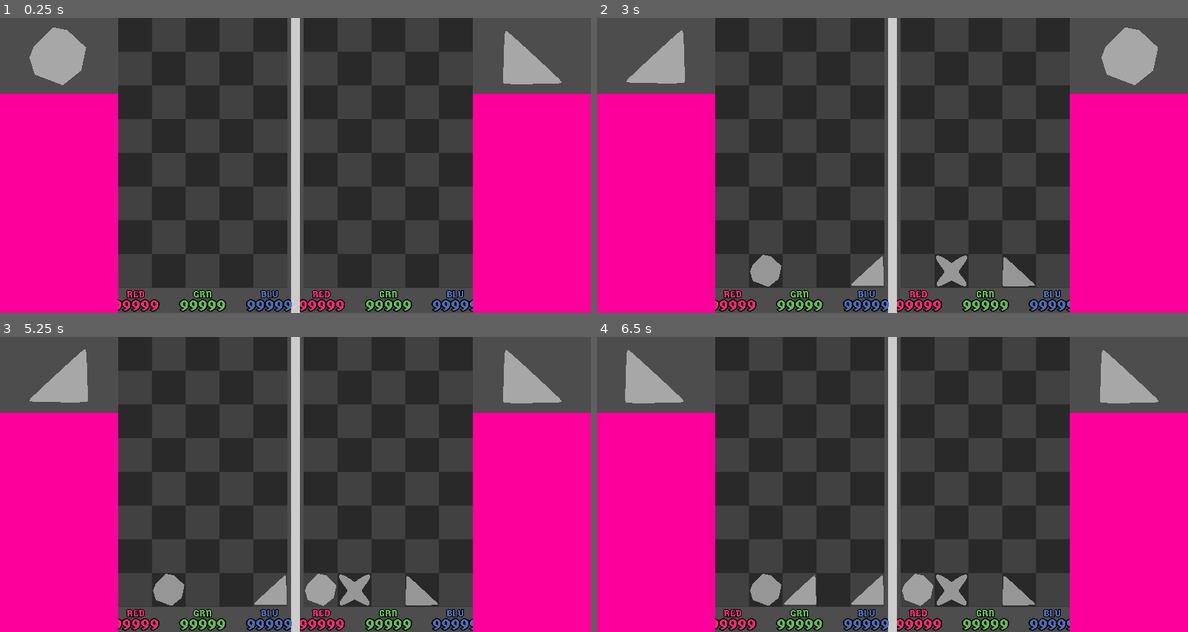
Above: before the commit, frames 1-4 (two rows, left to right).
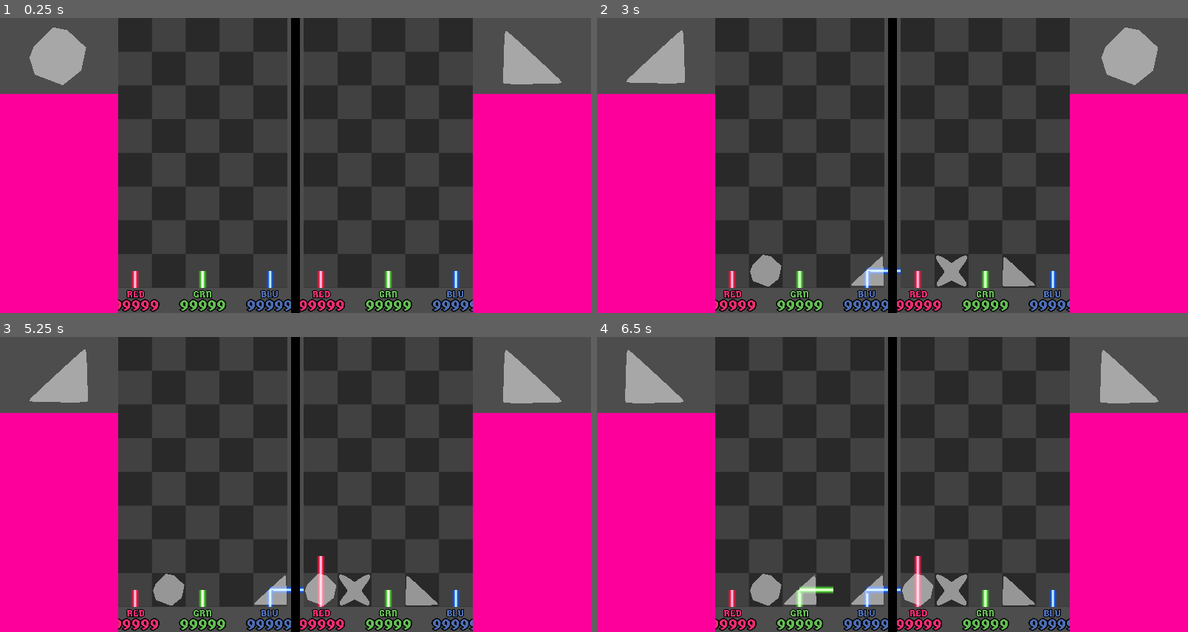
Above: after the commit, the same moments.

Repository: foolmoron/Prismancer
Game: Godot game, scene res://main.tscn
Same seed, same stepped clock (60 frames per second), same inputs: the game is played once before the commit and once after it.
Inputs (mouse positions are in pixels of both pictures, inside the frame that each line leads up to):
- Up to frame 1 (0.25 s): no input
- Up to frame 2 (3 s): tap Enter at 0.5, 2 s; move the mouse to (1022, 150) at 0.52 s; click (1022, 150) at 0.67 s; tap Space at 1.25, 2.75 s; move the mouse to (774, 180) at 1.27 s; click (774, 180) at 1.42 s; move the mouse to (951, 100) at 2.02 s; click (951, 100) at 2.17 s; move the mouse to (862, 224) at 2.77 s; click (862, 224) at 2.92 s
- Up to frame 3 (5.25 s): tap Enter at 3.5 s; move the mouse to (472, 528) at 3.52 s; click (472, 528) at 3.67 s; tap Space at 4.25 s; move the mouse to (118, 440) at 4.27 s; click (118, 440) at 4.42 s; move the mouse to (325, 484) at 5.02 s; click (325, 484) at 5.17 s
- Up to frame 4 (6.5 s): move the mouse to (803, 410) at 5.77 s; click (803, 410) at 5.92 s

The runs differ from the first frame. In frame 1, 1.9% of the frame differs, in the area x 22-78%, y 0-100%; in frame 2, 2.0%; in frame 3, 2.2%; in frame 4, 2.3%.

Commit message:
laser logic

Diff:
--- a/Gems/gem_sphere.tscn
+++ b/Gems/gem_sphere.tscn
@@ -4,6 +4,7 @@
 [ext_resource type="Script" path="res://Gems/gem.gd" id="1_wp0fa"]
 
 [node name="Gem" type="Node3D"]
+transform = Transform3D(1, 0, 0, 0, 1, 0, 0, 0, 1, 0, 0, 10)
 script = ExtResource("1_wp0fa")
 
 [node name="mesh" type="MeshInstance3D" parent="."]
--- a/Grid/cell.gd
+++ b/Grid/cell.gd
@@ -12,8 +12,7 @@
 	WHITE = 0b111,
 }
 
-enum OUTDIR {
-	NONE = 0,
+enum DIR {
 	UP = 1 << 0,
 	DOWN = 1 << 1,
 	LEFT = 1 << 2,
@@ -24,11 +23,90 @@
 	DOWN_RIGHT = 1 << 7,
 }
 
+static func dir_to_vec(dir: Cell.DIR) -> Vector2i:
+	match dir:
+		Cell.DIR.UP:
+			return Vector2i(0, 1)
+		Cell.DIR.DOWN:
+			return Vector2i(0, -1)
+		Cell.DIR.LEFT:
+			return Vector2i(-1, 0)
+		Cell.DIR.RIGHT:
+			return Vector2i(1, 0)
+		Cell.DIR.UP_LEFT:
+			return Vector2i(-1, 1)
+		Cell.DIR.UP_RIGHT:
+			return Vector2i(1, 1)
+		Cell.DIR.DOWN_LEFT:
+			return Vector2i(-1, -1)
+		Cell.DIR.DOWN_RIGHT:
+			return Vector2i(1, -1)
+		_:
+			return Vector2i(0, 0)
+
 var gem: Gem = null
-var lines: Array[Node3D] = []
+var lines: Dictionary = {}
 
 var color_mask: COLOR = COLOR.NONE
 var out_mask: int = 0
 
-func _init():
-	pass
+var parent: Node3D = null
+
+func _init(_parent: Node3D = null):
+	parent = _parent
+	for c in Cell.COLOR.values():
+		lines[c] = []
+
+func reset_masks() -> void:
+	color_mask = COLOR.NONE
+	out_mask = 0
+
+func reset_lines(global_pos: Vector3) -> void:
+	for color in lines.keys():
+		var arr = lines[color]
+		for line in arr:
+			LinePool.release(color, line)
+		arr.clear()
+
+	var line_pool: Array[Node3D]
+	match color_mask:
+		COLOR.RED:
+			line_pool = LinePool.red
+		COLOR.GREEN:
+			line_pool = LinePool.green
+		COLOR.BLUE:
+			line_pool = LinePool.blue
+		COLOR.YELLOW:
+			line_pool = LinePool.yellow
+		COLOR.MAGENTA:
+			line_pool = LinePool.magenta
+		COLOR.CYAN:
+			line_pool = LinePool.cyan
+		COLOR.WHITE:
+			line_pool = LinePool.white
+	for dir in Cell.DIR.values():
+		if out_mask & dir != 0:
+			var line := LinePool.obtain(color_mask, parent)
+			match dir:
+				Cell.DIR.UP, Cell.DIR.DOWN, Cell.DIR.LEFT, Cell.DIR.RIGHT:
+					line.scale.y = Side.GRID_SIZE
+				Cell.DIR.UP_LEFT, Cell.DIR.UP_RIGHT, Cell.DIR.DOWN_LEFT, Cell.DIR.DOWN_RIGHT:
+					line.scale.y = Side.GRID_SIZE * 1.4142
+			match dir:
+				Cell.DIR.UP, Cell.DIR.DOWN:
+					line.rotation_degrees.z = 0
+				Cell.DIR.LEFT, Cell.DIR.RIGHT:
+					line.rotation_degrees.z = 90
+				Cell.DIR.UP_LEFT, Cell.DIR.DOWN_RIGHT:
+					line.rotation_degrees.z = 45
+				Cell.DIR.UP_RIGHT, Cell.DIR.DOWN_LEFT:
+					line.rotation_degrees.z = -45
+			var offset := dir_to_vec(dir) * Side.GRID_SIZE / 2
+			line.global_position.x = global_pos.x + offset.x
+			line.global_position.y = global_pos.y + offset.y
+
+func try_add_outdir(dir: Cell.DIR) -> bool:
+	if out_mask & dir == 0:
+		out_mask |= dir
+		return true
+	return false
--- a/Grid/grid.gd
+++ b/Grid/grid.gd
@@ -3,13 +3,16 @@
 
 var columns: int
 var rows: int
-var cells: Array[Cell] = []
+var cells: Array = []
 
-func _init(_columns = 2, _rows = 2) :
+var side: Side
+
+func _init(_columns = 2, _rows = 2, _side: Side = null) :
 	columns = _columns
 	rows = _rows
+	side = _side
 	for i in range(columns * rows):
-		cells.append(Cell.new())
+		cells.append(Cell.new(side))
 
 func to_idx(column_idx: int, row_idx: int) -> int:
 	if row_idx < 0:
@@ -19,5 +22,95 @@
 func get_cell(column_idx: int, row_idx: int) -> Cell:
 	return cells[to_idx(column_idx, row_idx)]
 
-# TODO: DFS all Rs and mark cells with color mask and outdir mask, repeat with Gs and Bs
-# TODO: respawn all lines for each cell based on masks (pool per color)
+func refresh() -> void:
+	for c in cells:
+		c.reset_masks()
+
+	_process_cells_for_dir(Cell.DIR.UP, Vector2i(0, 0))
+	_process_cells_for_dir(Cell.DIR.UP, Vector2i(2, 0))
+	_process_cells_for_dir(Cell.DIR.UP, Vector2i(4, 0))
+
+	_process_cells_with_color(Cell.COLOR.RED, Vector2i(0, 0))
+	_process_cells_with_color(Cell.COLOR.GREEN, Vector2i(2, 0))
+	_process_cells_with_color(Cell.COLOR.BLUE, Vector2i(4, 0))
+
+	for y in range(rows):
+		for x in range(columns):
+			cells[to_idx(x, y)].reset_lines(side.coord_to_global_pos(Vector2i(x, y)))
+
+func _process_cells_for_dir(initial_dir: Cell.DIR, initial_pos: Vector2i) -> void:
+	var seen := {}
+	var queue := [[initial_pos, initial_dir]]
+	while queue.size() > 0:
+		var c = queue.pop_back()
+		var pos := c[0] as Vector2i
+		var dir := c[1] as Cell.DIR
+		if pos.x < 0 || pos.x >= columns || pos.y < 0 || pos.y >= rows:
+			continue
+		var cell := cells[to_idx(pos.x, pos.y)] as Cell
+		if cell.gem == null || seen.has(cell):
+			continue
+
+		if cell.gem.type == Gem.GEM_TYPE.SPHERE:
+			if cell.try_add_outdir(dir):
+				queue.append([pos + Cell.dir_to_vec(dir), dir])
+		elif cell.gem.type == Gem.GEM_TYPE.TRI_LEFT:
+			if dir == Cell.DIR.UP:
+				if cell.try_add_outdir(Cell.DIR.LEFT):
+					queue.append([pos + Cell.dir_to_vec(Cell.DIR.LEFT), Cell.DIR.LEFT])
+			elif dir == Cell.DIR.DOWN:
+				if cell.try_add_outdir(Cell.DIR.RIGHT):
+					queue.append([pos + Cell.dir_to_vec(Cell.DIR.RIGHT), Cell.DIR.RIGHT])
+			elif dir == Cell.DIR.LEFT:
+				if cell.try_add_outdir(Cell.DIR.UP):
+					queue.append([pos + Cell.dir_to_vec(Cell.DIR.UP), Cell.DIR.UP])
+			elif dir == Cell.DIR.RIGHT:
+				if cell.try_add_outdir(Cell.DIR.DOWN):
+					queue.append([pos + Cell.dir_to_vec(Cell.DIR.DOWN), Cell.DIR.DOWN])
+			else:
+				if cell.try_add_outdir(dir):
+					queue.append([pos + Cell.dir_to_vec(dir), dir])
+		elif cell.gem.type == Gem.GEM_TYPE.TRI_RIGHT:
+			if dir == Cell.DIR.UP:
+				if cell.try_add_outdir(Cell.DIR.RIGHT):
+					queue.append([pos + Cell.dir_to_vec(Cell.DIR.RIGHT), Cell.DIR.RIGHT])
+			elif dir == Cell.DIR.DOWN:
+				if cell.try_add_outdir(Cell.DIR.LEFT):
+					queue.append([pos + Cell.dir_to_vec(Cell.DIR.LEFT), Cell.DIR.LEFT])
+			elif dir == Cell.DIR.LEFT:
+				if cell.try_add_outdir(Cell.DIR.DOWN):
+					queue.append([pos + Cell.dir_to_vec(Cell.DIR.DOWN), Cell.DIR.DOWN])
+			elif dir == Cell.DIR.RIGHT:
+				if cell.try_add_outdir(Cell.DIR.UP):
+					queue.append([pos + Cell.dir_to_vec(Cell.DIR.UP), Cell.DIR.UP])
+			else:
+				if cell.try_add_outdir(dir):
+					queue.append([pos + Cell.dir_to_vec(dir), dir])
+		elif cell.gem.type == Gem.GEM_TYPE.STAR:
+			if cell.try_add_outdir(Cell.DIR.UP_LEFT):
+				queue.append([pos + Cell.dir_to_vec(Cell.DIR.UP_LEFT), Cell.DIR.UP_LEFT])
+			if cell.try_add_outdir(Cell.DIR.UP_RIGHT):
+				queue.append([pos + Cell.dir_to_vec(Cell.DIR.UP_RIGHT), Cell.DIR.UP_RIGHT])
+			if cell.try_add_outdir(Cell.DIR.DOWN_LEFT):
+				queue.append([pos + Cell.dir_to_vec(Cell.DIR.DOWN_LEFT), Cell.DIR.DOWN_LEFT])
+			if cell.try_add_outdir(Cell.DIR.DOWN_RIGHT):
+				queue.append([pos + Cell.dir_to_vec(Cell.DIR.DOWN_RIGHT), Cell.DIR.DOWN_RIGHT])
+
+
+func _process_cells_with_color(color: Cell.COLOR, initial: Vector2i) -> void:
+	var seen := {}
+	var queue := [initial]
+	while queue.size() > 0:
+		var pos = queue.pop_back() as Vector2i
+		if pos.x < 0 || pos.x >= columns || pos.y < 0 || pos.y >= rows:
+			continue
+		var cell := cells[to_idx(pos.x, pos.y)] as Cell
+		if seen.has(cell):
+			continue
+		seen[cell] = true
+
+		cell.color_mask = (cell.color_mask | color) as Cell.COLOR
+
+		for dir in Cell.DIR.values():
+			if cell.out_mask & dir != 0:
+				queue.append(pos + Cell.dir_to_vec(dir))
--- /dev/null
+++ b/Grid/line_pool.gd
@@ -0,0 +1,75 @@
+extends Node
+
+@onready var line_red: PackedScene = load("res://Lines/line_red.tscn")
+@onready var line_green: PackedScene = load("res://Lines/line_green.tscn")
+@onready var line_blue: PackedScene = load("res://Lines/line_blue.tscn")
+@onready var line_yellow: PackedScene = load("res://Lines/line_yellow.tscn")
+@onready var line_magenta: PackedScene = load("res://Lines/line_magenta.tscn")
+@onready var line_cyan: PackedScene = load("res://Lines/line_cyan.tscn")
+@onready var line_white: PackedScene = load("res://Lines/line_white.tscn")
+
+var red: Array[Node3D] = []
+var green: Array[Node3D] = []
+var blue: Array[Node3D] = []
+var yellow: Array[Node3D] = []
+var magenta: Array[Node3D] = []
+var cyan: Array[Node3D] = []
+var white: Array[Node3D] = []
+
+func obtain(color: Cell.COLOR, parent: Node3D) -> Node3D:
+	var line: Node3D
+	match color:
+		Cell.COLOR.RED:
+			if red.size() == 0:
+				release(color, line_red.instantiate())
+			line = red.pop_back()
+		Cell.COLOR.GREEN:
+			if green.size() == 0:
+				release(color, line_green.instantiate())
+			line = green.pop_back()
+		Cell.COLOR.BLUE:
+			if blue.size() == 0:
+				release(color, line_blue.instantiate())
+			line = blue.pop_back()
+		Cell.COLOR.YELLOW:
+			if yellow.size() == 0:
+				release(color, line_yellow.instantiate())
+			line = yellow.pop_back()
+		Cell.COLOR.MAGENTA:
+			if magenta.size() == 0:
+				release(color, line_magenta.instantiate())
+			line = magenta.pop_back()
+		Cell.COLOR.CYAN:
+			if cyan.size() == 0:
+				release(color, line_cyan.instantiate())
+			line = cyan.pop_back()
+		Cell.COLOR.WHITE:
+			if white.size() == 0:
+				release(color, line_white.instantiate())
+			line = white.pop_back()
+	if line.get_parent() != null:
+		line.reparent(parent)
+	else:
+		parent.add_child(line, false)
+	line.visible = true
+	line.process_mode = Node.PROCESS_MODE_INHERIT
+	return line
+
+func release(color:Cell.COLOR, line: Node3D) -> void:
+	line.visible = false
+	line.process_mode = Node.PROCESS_MODE_DISABLED
+	match color:
+		Cell.COLOR.RED:
+			red.push_back(line)
+		Cell.COLOR.GREEN:
+			green.push_back(line)
+		Cell.COLOR.BLUE:
+			blue.push_back(line)
+		Cell.COLOR.YELLOW:
+			yellow.push_back(line)
+		Cell.COLOR.MAGENTA:
+			magenta.push_back(line)
+		Cell.COLOR.CYAN:
+			cyan.push_back(line)
+		Cell.COLOR.WHITE:
+			white.push_back(line)
--- /dev/null
+++ b/Lines/line_cyan.tscn
@@ -0,0 +1,27 @@
+[gd_scene load_steps=7 format=3 uid="uid://cex5g42q7mou6"]
+
+[ext_resource type="PackedScene" uid="uid://cucbspicwdsqi" path="res://Lines/line_red.tscn" id="1_jhl6n"]
+[ext_resource type="Shader" path="res://Lines/line.gdshader" id="2_p2ww0"]
+
+[sub_resource type="Gradient" id="Gradient_khhl1"]
+offsets = PackedFloat32Array(0, 0.5, 1)
+colors = PackedColorArray(1, 1, 1, 0, 1, 1, 1, 1, 1, 1, 1, 0)
+
+[sub_resource type="GradientTexture1D" id="GradientTexture1D_gny8j"]
+gradient = SubResource("Gradient_khhl1")
+
+[sub_resource type="ShaderMaterial" id="ShaderMaterial_n72io"]
+render_priority = 0
+shader = ExtResource("2_p2ww0")
+shader_parameter/color = Color(0.121569, 0.870588, 0.788235, 1)
+shader_parameter/alpha_boost = 1.9
+shader_parameter/tex = SubResource("GradientTexture1D_gny8j")
+
+[sub_resource type="QuadMesh" id="QuadMesh_1jsv1"]
+material = SubResource("ShaderMaterial_n72io")
+
+[node name="Line" instance=ExtResource("1_jhl6n")]
+transform = Transform3D(20, 0, 0, 0, 80, 0, 0, 0, 1, 0, 0, 6)
+
+[node name="quad" parent="." index="0"]
+mesh = SubResource("QuadMesh_1jsv1")
--- /dev/null
+++ b/Lines/line_magenta.tscn
@@ -0,0 +1,27 @@
+[gd_scene load_steps=7 format=3 uid="uid://b40a38e2ta3va"]
+
+[ext_resource type="PackedScene" uid="uid://cucbspicwdsqi" path="res://Lines/line_red.tscn" id="1_ta08b"]
+[ext_resource type="Shader" path="res://Lines/line.gdshader" id="2_62061"]
+
+[sub_resource type="Gradient" id="Gradient_oqwno"]
+offsets = PackedFloat32Array(0, 0.5, 1)
+colors = PackedColorArray(1, 1, 1, 0, 1, 1, 1, 1, 1, 1, 1, 0)
+
+[sub_resource type="GradientTexture1D" id="GradientTexture1D_gny8j"]
+gradient = SubResource("Gradient_oqwno")
+
+[sub_resource type="ShaderMaterial" id="ShaderMaterial_ewyq4"]
+render_priority = 0
+shader = ExtResource("2_62061")
+shader_parameter/color = Color(0.598, 0, 0.92, 1)
+shader_parameter/alpha_boost = 2.2
+shader_parameter/tex = SubResource("GradientTexture1D_gny8j")
+
+[sub_resource type="QuadMesh" id="QuadMesh_r77du"]
+material = SubResource("ShaderMaterial_ewyq4")
+
+[node name="Line" instance=ExtResource("1_ta08b")]
+transform = Transform3D(20, 0, 0, 0, 80, 0, 0, 0, 1, 0, 0, 6)
+
+[node name="quad" parent="." index="0"]
+mesh = SubResource("QuadMesh_r77du")
--- a/Lines/line_red.tscn
+++ b/Lines/line_red.tscn
@@ -20,7 +20,7 @@
 material = SubResource("ShaderMaterial_2g02v")
 
 [node name="Line" type="Node3D"]
-transform = Transform3D(20, 0, 0, 0, 80, 0, 0, 0, 1, 0, 0, 0)
+transform = Transform3D(20, 0, 0, 0, 80, 0, 0, 0, 1, 0, 0, 5)
 
 [node name="quad" type="MeshInstance3D" parent="."]
 transform = Transform3D(1, 0, 0, 0, 1, 0, 0, 0, 1, 0, 0.00564623, 0)
--- /dev/null
+++ b/Lines/line_white.tscn
@@ -0,0 +1,27 @@
+[gd_scene load_steps=7 format=3 uid="uid://5i2g0ling7wl"]
+
+[ext_resource type="PackedScene" uid="uid://cucbspicwdsqi" path="res://Lines/line_red.tscn" id="1_ink8y"]
+[ext_resource type="Shader" path="res://Lines/line.gdshader" id="2_oo8r3"]
+
+[sub_resource type="Gradient" id="Gradient_b53eh"]
+offsets = PackedFloat32Array(0, 0.5, 1)
+colors = PackedColorArray(1, 1, 1, 0, 1, 1, 1, 1, 1, 1, 1, 0)
+
+[sub_resource type="GradientTexture1D" id="GradientTexture1D_gny8j"]
+gradient = SubResource("Gradient_b53eh")
+
+[sub_resource type="ShaderMaterial" id="ShaderMaterial_mqndv"]
+render_priority = 0
+shader = ExtResource("2_oo8r3")
+shader_parameter/color = Color(0.798701, 0.798701, 0.798701, 1)
+shader_parameter/alpha_boost = 2.9
+shader_parameter/tex = SubResource("GradientTexture1D_gny8j")
+
+[sub_resource type="QuadMesh" id="QuadMesh_kr7f8"]
+material = SubResource("ShaderMaterial_mqndv")
+
+[node name="Line" instance=ExtResource("1_ink8y")]
+transform = Transform3D(20, 0, 0, 0, 80, 0, 0, 0, 1, 0, 0, 7)
+
+[node name="quad" parent="." index="0"]
+mesh = SubResource("QuadMesh_kr7f8")
--- /dev/null
+++ b/Lines/line_yellow.tscn
@@ -0,0 +1,27 @@
+[gd_scene load_steps=7 format=3 uid="uid://ck4umah3jkvmh"]
+
+[ext_resource type="PackedScene" uid="uid://cucbspicwdsqi" path="res://Lines/line_red.tscn" id="1_gy65h"]
+[ext_resource type="Shader" path="res://Lines/line.gdshader" id="2_bojgh"]
+
+[sub_resource type="Gradient" id="Gradient_b53eh"]
+offsets = PackedFloat32Array(0, 0.5, 1)
+colors = PackedColorArray(1, 1, 1, 0, 1, 1, 1, 1, 1, 1, 1, 0)
+
+[sub_resource type="GradientTexture1D" id="GradientTexture1D_gny8j"]
+gradient = SubResource("Gradient_b53eh")
+
+[sub_resource type="ShaderMaterial" id="ShaderMaterial_gbpi0"]
+render_priority = 0
+shader = ExtResource("2_bojgh")
+shader_parameter/color = Color(0.92, 0.602907, 0.0552, 1)
+shader_parameter/alpha_boost = 2.2
+shader_parameter/tex = SubResource("GradientTexture1D_gny8j")
+
+[sub_resource type="QuadMesh" id="QuadMesh_hqj6m"]
+material = SubResource("ShaderMaterial_gbpi0")
+
+[node name="Line" instance=ExtResource("1_gy65h")]
+transform = Transform3D(20, 0, 0, 0, 80, 0, 0, 0, 1, 0, 0, 6)
+
+[node name="quad" parent="." index="0"]
+mesh = SubResource("QuadMesh_hqj6m")
--- a/Scenes/side.gd
+++ b/Scenes/side.gd
@@ -6,11 +6,11 @@
 
 @onready var board := $Board as Node3D
 @onready var origin := board.global_transform.origin - Vector3(board.scale.x / 2, board.scale.y / 2, 0)
-@export var grid_size := 80.0
+const GRID_SIZE := 80.0
 
 const GRID_COLUMNS := 5
 const GRID_ROWS := 8
-@onready var grid := Grid.new(GRID_COLUMNS, GRID_ROWS)
+@onready var grid := Grid.new(GRID_COLUMNS, GRID_ROWS, self)
 
 var gem_next: Gem
 
@@ -20,6 +20,7 @@
 			gem_spawns.append(entry.scene)
 
 	setup_next_gem()
+	grid.refresh()
 
 # Called every frame. 'delta' is the elapsed time since the previous frame.
 func _process(delta: float) -> void:
@@ -40,6 +41,10 @@
 		while idx >= grid.columns && grid.cells[idx - grid.columns].gem == null:
 			idx -= grid.columns
 		gem_next.reparent(self, false)
-		gem_next.global_position = origin + Vector3(grid_size / 2, grid_size / 2, 0) + Vector3((idx % grid.columns) * grid_size, (idx / grid.columns) * grid_size, 0)
+		gem_next.global_position = coord_to_global_pos(Vector2i(idx % grid.columns, idx / grid.columns))
 		grid.cells[idx].gem = gem_next
 		setup_next_gem()
+		grid.refresh()
+
+func coord_to_global_pos(coord: Vector2i) -> Vector3:
+	return origin + Vector3(GRID_SIZE / 2, GRID_SIZE / 2, 0) + Vector3(coord.x * GRID_SIZE, coord.y * GRID_SIZE, 10.0)
--- a/Scenes/side.tscn
+++ b/Scenes/side.tscn
@@ -10,6 +10,9 @@
 [ext_resource type="PackedScene" uid="uid://cmyl2l0kksyxo" path="res://Gems/gem_star.tscn" id="6_irx0m"]
 [ext_resource type="Shader" path="res://Lines/line.gdshader" id="7_fnpvp"]
 [ext_resource type="FontFile" uid="uid://d3r2ywhscqp7y" path="res://Germania_One/GermaniaOne-Regular.ttf" id="10_aet5l"]
+[ext_resource type="PackedScene" uid="uid://cucbspicwdsqi" path="res://Lines/line_red.tscn" id="11_sxmu3"]
+[ext_resource type="PackedScene" uid="uid://dtf5bymgy22yk" path="res://Lines/line_green.tscn" id="12_f1css"]
+[ext_resource type="PackedScene" uid="uid://bou5e8rq6ja6y" path="res://Lines/line_blue.tscn" id="13_hc0mh"]
 
 [sub_resource type="Resource" id="Resource_ij545"]
 script = ExtResource("2_lppdi")
@@ -153,6 +156,15 @@
 [node name="NextGem" type="Node3D" parent="."]
 transform = Transform3D(1.8, 0, 0, 0, 1.8, 0, 0, 0, 1.8, -562.558, 259.193, 79.754)
 
+[node name="LineRed" parent="." instance=ExtResource("11_sxmu3")]
+transform = Transform3D(20, 0, 0, 0, 40, 0, 0, 0, 1, -380, -270, 5)
+
+[node name="LineGreen" parent="." instance=ExtResource("12_f1css")]
+transform = Transform3D(20, 0, 0, 0, 40, 0, 0, 0, 1, -220, -270, 5)
+
+[node name="LineBlue" parent="." instance=ExtResource("13_hc0mh")]
+transform = Transform3D(20, 0, 0, 0, 40, 0, 0, 0, 1, -60, -270, 5)
+
 [connection signal="input_event" from="Board/Column0" to="." method="_on_column_input_event" binds= [0]]
 [connection signal="input_event" from="Board/Column1" to="." method="_on_column_input_event" binds= [1]]
 [connection signal="input_event" from="Board/Column2" to="." method="_on_column_input_event" binds= [2]]
--- a/Scenes/side_flipped.tscn
+++ b/Scenes/side_flipped.tscn
@@ -15,3 +15,12 @@
 
 [node name="NextGem" parent="." index="3"]
 transform = Transform3D(1.8, 0, 0, 0, 1.8, 0, 0, 0, 1.8, 562.558, 259.193, 79.754)
+
+[node name="LineRed" parent="." index="4"]
+transform = Transform3D(20, 0, 0, 0, 40, 0, 0, 0, 1, 60, -270, 5)
+
+[node name="LineGreen" parent="." index="5"]
+transform = Transform3D(20, 0, 0, 0, 40, 0, 0, 0, 1, 220, -270, 5)
+
+[node name="LineBlue" parent="." index="6"]
+transform = Transform3D(20, 0, 0, 0, 40, 0, 0, 0, 1, 380, -270, 5)
--- a/main.tscn
+++ b/main.tscn
@@ -1,19 +1,18 @@
 [gd_scene load_steps=7 format=3 uid="uid://onqxkjnilams"]
 
 [ext_resource type="PackedScene" uid="uid://ctx36oft835ud" path="res://Scenes/side.tscn" id="2_04fjn"]
+[ext_resource type="Shader" path="res://Shaders/unlit_tex.gdshader" id="3_lkugl"]
 [ext_resource type="PackedScene" uid="uid://o7da5ms7uaw1" path="res://Scenes/side_flipped.tscn" id="3_w67uk"]
 [ext_resource type="Texture2D" uid="uid://ce1hk00a71g72" path="res://Art/square.png" id="4_m0n83"]
-[ext_resource type="Shader" path="res://Lines/line.gdshader" id="9_ybk0w"]
 
-[sub_resource type="ShaderMaterial" id="ShaderMaterial_1o3uf"]
+[sub_resource type="ShaderMaterial" id="ShaderMaterial_6cf0a"]
 render_priority = 0
-shader = ExtResource("9_ybk0w")
+shader = ExtResource("3_lkugl")
 shader_parameter/color = Color(0, 0, 0, 1)
-shader_parameter/alpha_boost = 1.8
 shader_parameter/tex = ExtResource("4_m0n83")
 
 [sub_resource type="QuadMesh" id="QuadMesh_823pp"]
-material = SubResource("ShaderMaterial_1o3uf")
+material = SubResource("ShaderMaterial_6cf0a")
 
 [node name="Node3D" type="Node3D"]
 
@@ -29,6 +28,6 @@
 
 [node name="SideFlipped" parent="." instance=ExtResource("3_w67uk")]
 
-[node name="Line" type="MeshInstance3D" parent="."]
-transform = Transform3D(20, 0, 0, 0, 700, 0, 0, 0, 1, 0, 0, 10)
+[node name="Separator" type="MeshInstance3D" parent="."]
+transform = Transform3D(20, 0, 0, 0, 700, 0, 0, 0, 1, 0, 0, 50)
 mesh = SubResource("QuadMesh_823pp")
--- a/project.godot
+++ b/project.godot
@@ -15,6 +15,10 @@
 config/features=PackedStringArray("4.3", "GL Compatibility")
 boot_splash/bg_color=Color(1, 1, 1, 1)
 config/icon="res://icon.svg"
+
+[autoload]
+
+LinePool="*res://Grid/line_pool.gd"
 
 [debug]
 
Not shown: 1 places in Scenes/side.tscn that only renumber resources
